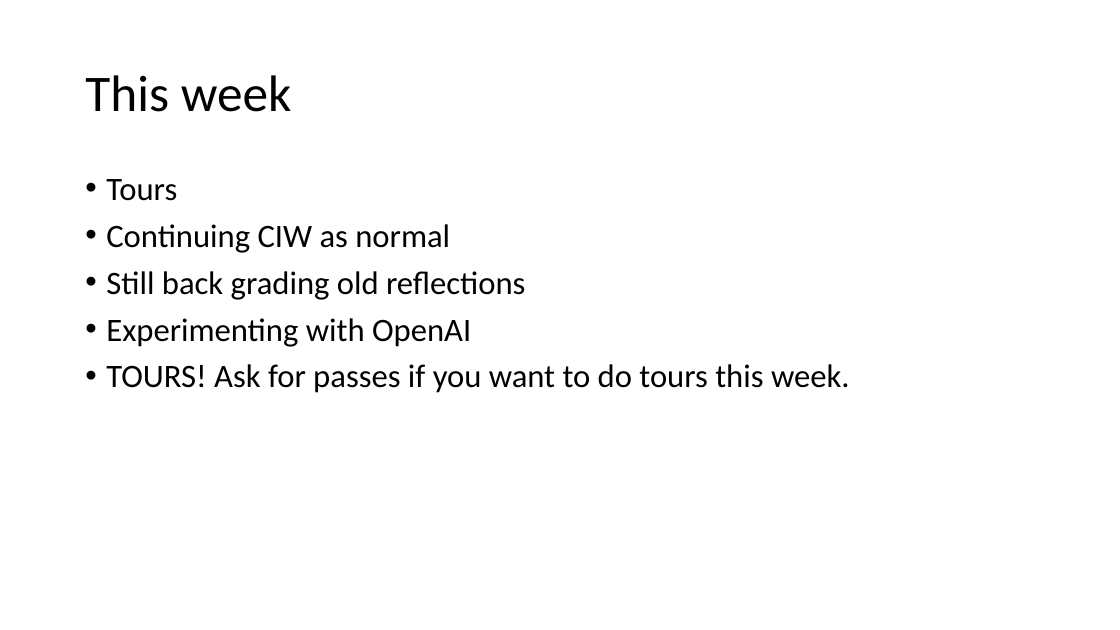
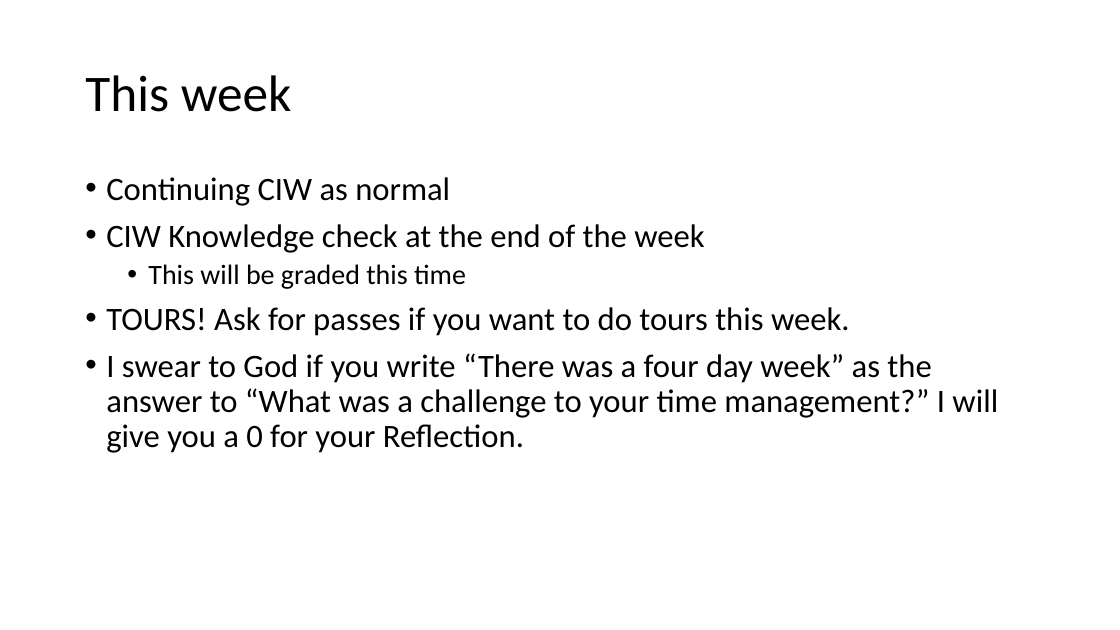
Before and after one commit to parke2023059/docpacs2223, a slide deck: slide 10 of docpac_19200123/Weekly Review.pptx (slide 7 before the commit). Drawn at 1120x630 pixels with LibreOffice and Linux fonts; fonts in the diff are those of the drawing. Boxes give left, top, right and bottom in pixels: in the first picture for what was removed or moved away, otherwise in the second. Text is boxed around its words. In the diff, an @@ line names an element or a change of style, - is before the commit and + after.

```diff
--- a/docpac_19200123/Weekly Review.pptx
+++ b/docpac_19200123/Weekly Review.pptx
@@ text at [106,179,177,201]: paragraph removed @@
-• Tours
@@ text at [106,224,704,289]: text changed @@
-• Still back grading old reflections
-• Experimenting with OpenAI
+• CIW Knowledge check at the end of the week
+  • This will be graded this time
@@ text at [106,353,998,453]: paragraph added @@
+• I swear to God if you write “There was a four day week” as the answer to “What was a challenge to your time management?” I will give you a 0 for your Reflection.
```
Also in this commit, not shown: 2 other slides changed, 3 slides added.
